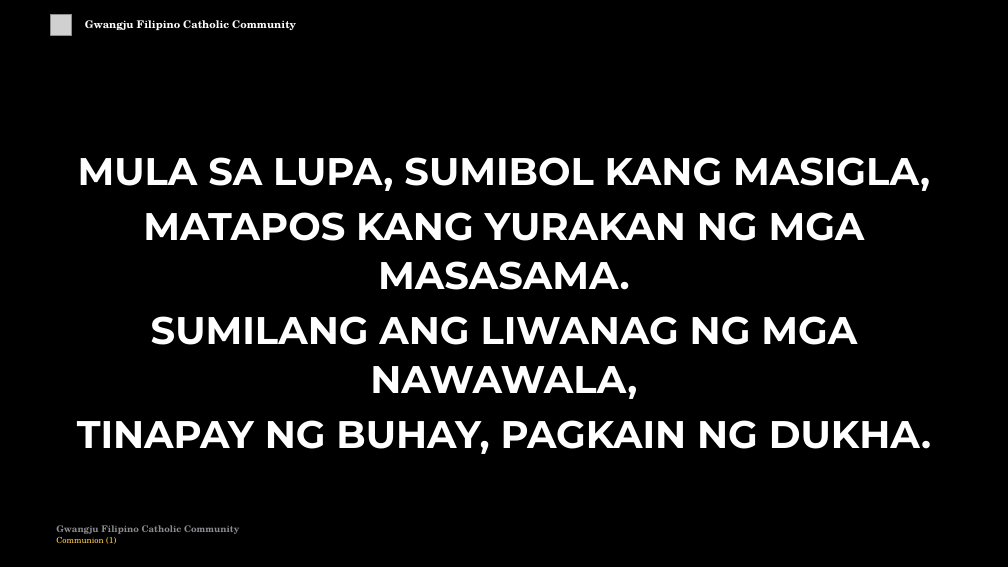
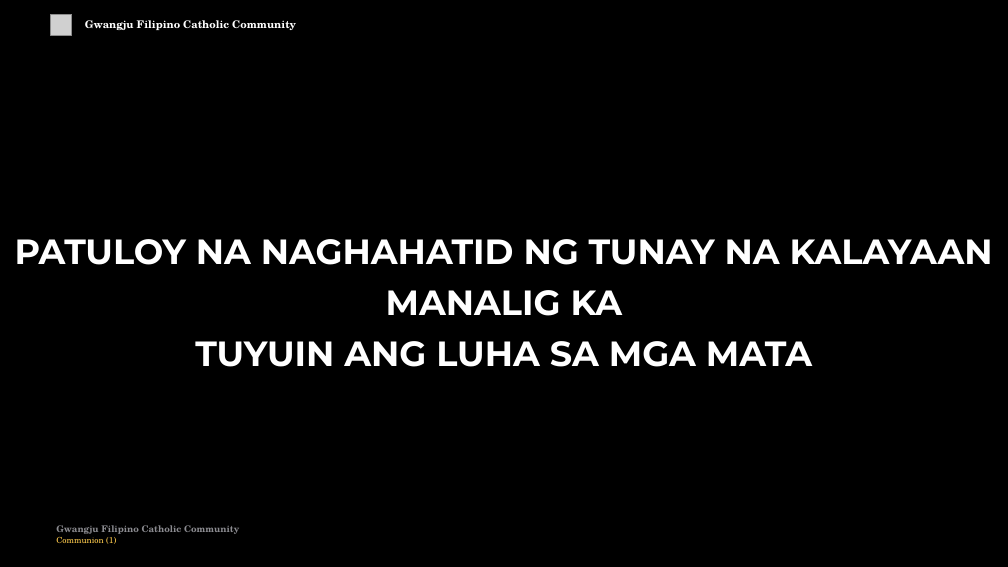
Before and after one commit to divinogabriel9/verbum, a slide deck: slide 59 of outputs/GFCC24May2026_Eastertide.pptx (slide 56 before the commit). Drawn at 1008x567 pixels with LibreOffice and Linux fonts; fonts in the diff are those of the drawing; grey boxes stand for pictures. Boxes give left, top, right and bottom in pixels: in the first picture for what was removed or moved away, otherwise in the second. Text is boxed around its words. In the diff, an @@ line names an element or a change of style, - is before the commit and + after.

```diff
--- a/outputs/GFCC24May2026_Eastertide.pptx
+++ b/outputs/GFCC24May2026_Eastertide.pptx
@@ text at <box>15,239,993,367</box>: text changed; size 55 to 50 pt @@
-MULA SA LUPA, SUMIBOL KANG MASIGLA,
-MATAPOS KANG YURAKAN NG MGA MASASAMA.
-SUMILANG ANG LIWANAG NG MGA NAWAWALA,
-TINAPAY NG BUHAY, PAGKAIN NG DUKHA.
+PATULOY NA NAGHAHATID NG TUNAY NA KALAYAAN
+MANALIG KA
+TUYUIN ANG LUHA SA MGA MATA
```
Also in this commit, not shown: 34 other slides changed, 11 slides added, 3 slides removed, 19 other files.
